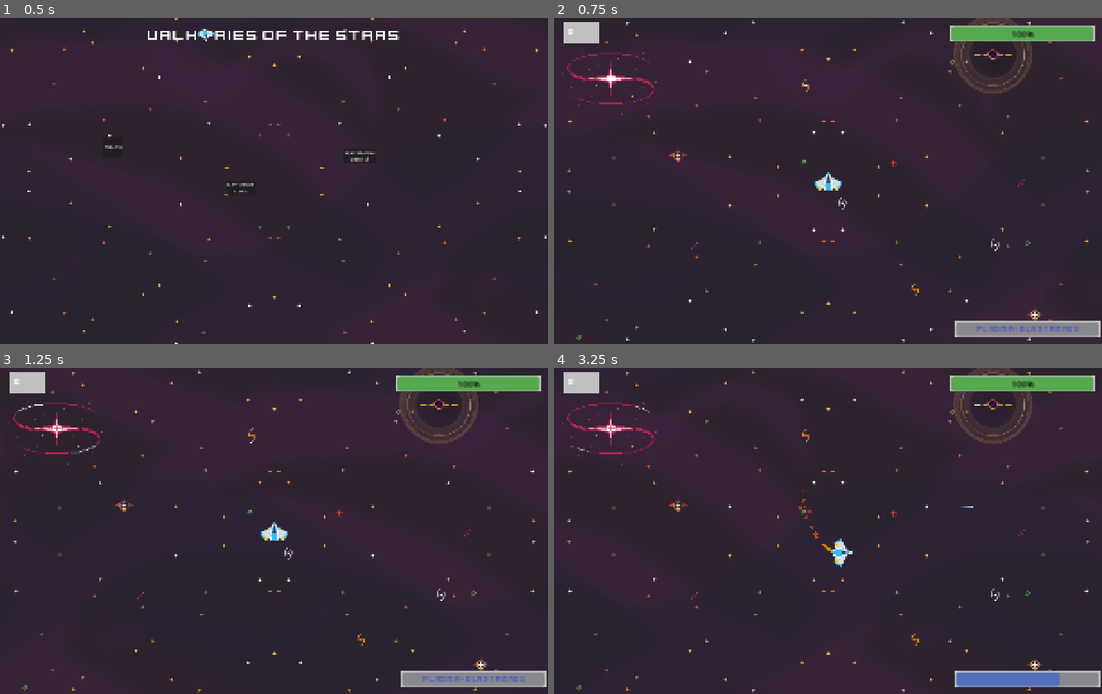
Above: before the commit, frames 1-4 (two rows, left to right).
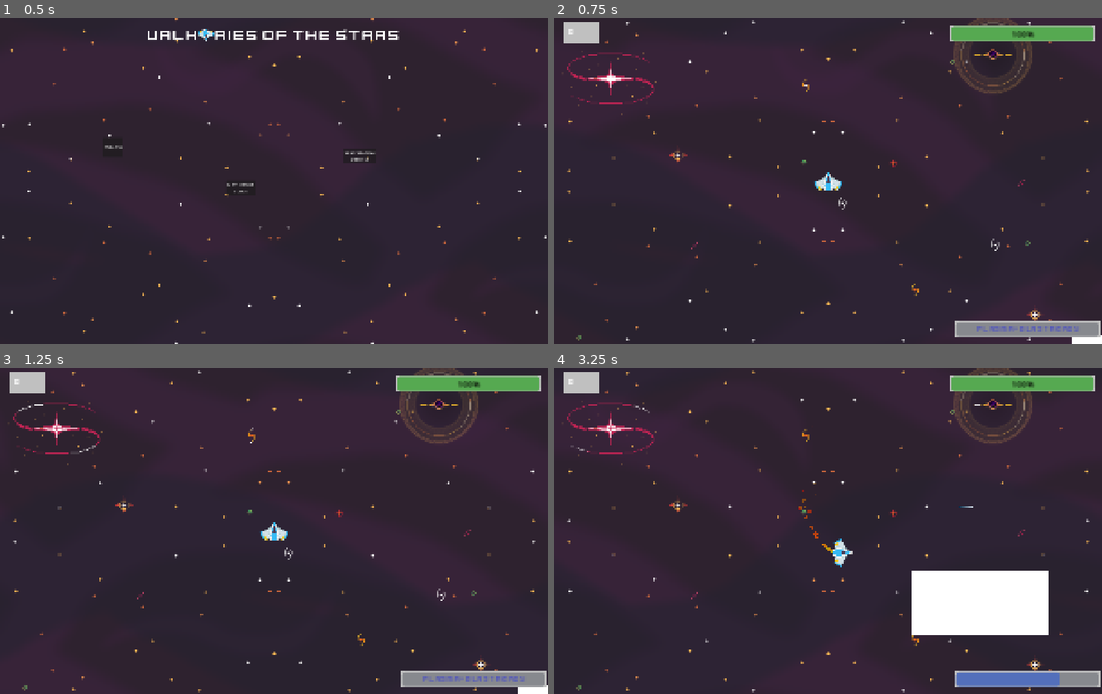
Above: after the commit, the same moments.

Repository: HusMusen16/Gymnasie_Arbete
Game: Godot game, scene res://Scenes/main_menu.tscn
Same seed, same stepped clock (60 frames per second), same inputs: the game is played once before the commit and once after it.
Inputs:
- Up to frame 1 (0.5 s): no input
- Up to frame 2 (0.75 s): click "ENDLESS" at 0.5 s
- Up to frame 3 (1.25 s): no input
- Up to frame 4 (3.25 s): hold D (right) 1.28-2.03 s; tap Space (shoot_laser) at 1.35, 2.85 s; hold S (down) 2.03-2.78 s; tap Shift (shoot_plasma) at 2.1 s; hold D (right) from 2.78 s (still down)

Frame 1 is identical in both runs. In frame 2, 0.1% of the frame differs, in the area x 94-100%, y 97-100%; in frame 3, 0.1%; in frame 4, 4.9%, in the area x 65-91%, y 62-82%.

Commit message:
Fixade en bugg som kraschade spelet

Diff:
--- a/Scenes/level.tscn
+++ b/Scenes/level.tscn
@@ -377,6 +377,12 @@
 theme_override_fonts/font = ExtResource("3_81xng")
 text = "21313"
 
+[node name="ColorRect" type="ColorRect" parent="."]
+offset_left = 1997.0
+offset_top = 1208.0
+offset_right = 2520.0
+offset_bottom = 1452.0
+
 [connection signal="laser" from="Player" to="." method="_on_player_laser"]
 [connection signal="plasma_countdown" from="Player" to="." method="_on_player_plasma_countdown"]
 [connection signal="player_hit" from="Player" to="." method="_on_player_player_hit"]
--- a/Scripts/level.gd
+++ b/Scripts/level.gd
@@ -169,9 +169,10 @@
 
 func _victory():
 	victorious = true
+	LevelManager.current_gamemode = level_number
 	var victoryscreen = victory_screen.instantiate()
 	self.add_child(victoryscreen)
-	LevelManager.current_gamemode = level_number
+
 
 	var enemy = enemies.get_children()
 	enemy_timer.stop()
@@ -194,6 +195,8 @@
 	for i in range(len(mothership)):
 		mothership[i].health = 0
 		mothership[i].damage()
+		if level_number == 2:
+			LevelManager.mothership_kills -= 1
 
 	if level_number == 2:
 		var surge_mothership = surge_motherships.get_children()
@@ -201,6 +204,7 @@
 		for i in range(len(surge_mothership)):
 			surge_mothership[i].health = 0
 			surge_mothership[i].damage()
+			LevelManager.mothership_kills -= 1
 
 
 func _defeat():
@@ -227,9 +231,9 @@
 	has_lost = true
 	player.dead = true
 	player.destroyed()
+	LevelManager.current_gamemode = level_number
 	var defeatscreen = defeat_screen.instantiate()
 	self.add_child(defeatscreen)
-	LevelManager.current_gamemode = level_number
 
 
 
@@ -260,7 +264,7 @@
 		surge_mothership_spawning = false
 		var surge_mothership = mother_ship_scene.instantiate()
 		surge_motherships.add_child(surge_mothership)
-		surge_mothership.Player = player
+		surge_mothership.player = player
 		surge_mothership.rotation_comparison = surge_follower
 
 
--- a/Scripts/player.gd
+++ b/Scripts/player.gd
@@ -111,7 +111,6 @@
 	player_sprite.hide()
 	anim.play("exploding")
 	await anim.animation_finished
-	queue_free()
 
 
 ###################### TIMERS ###################
